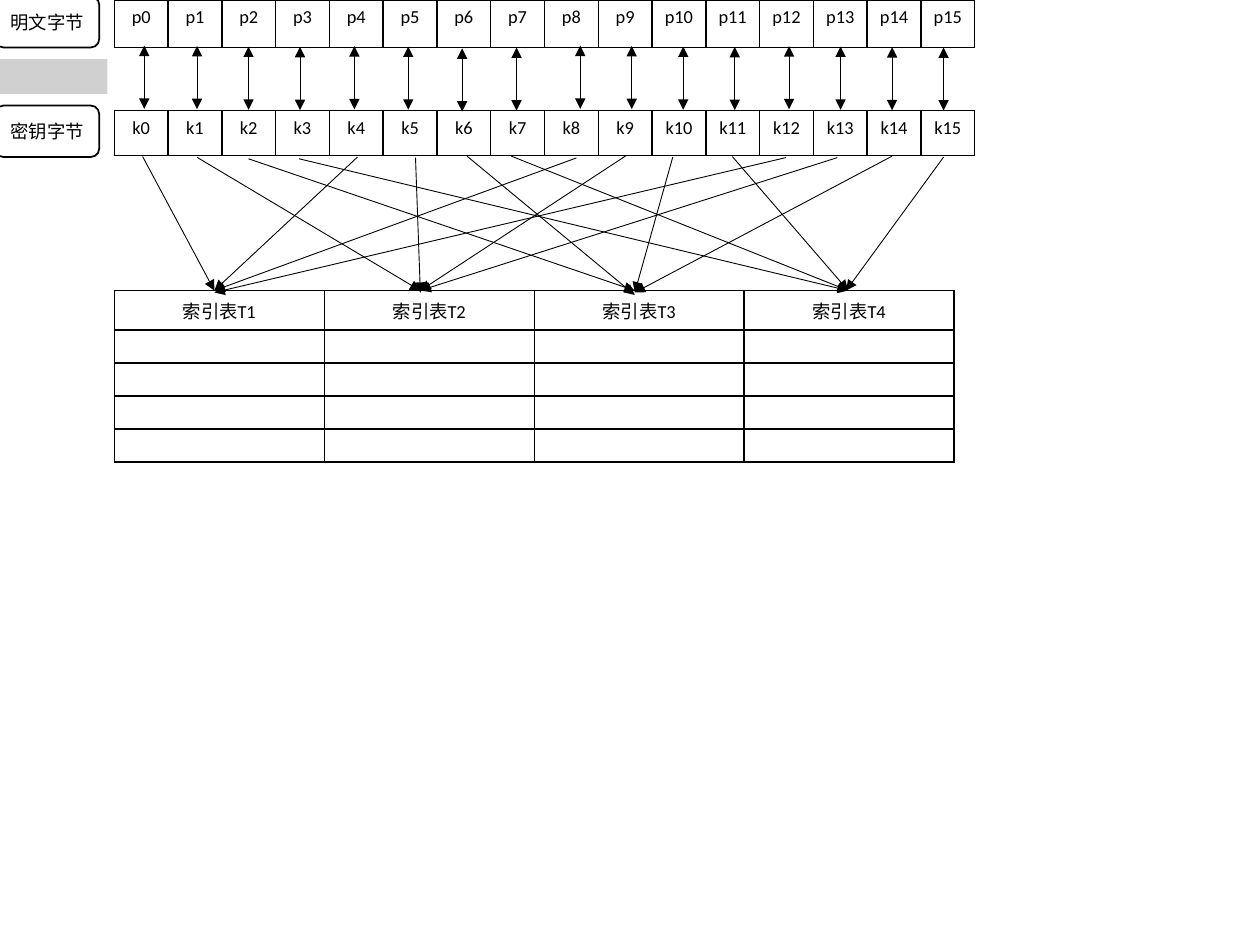
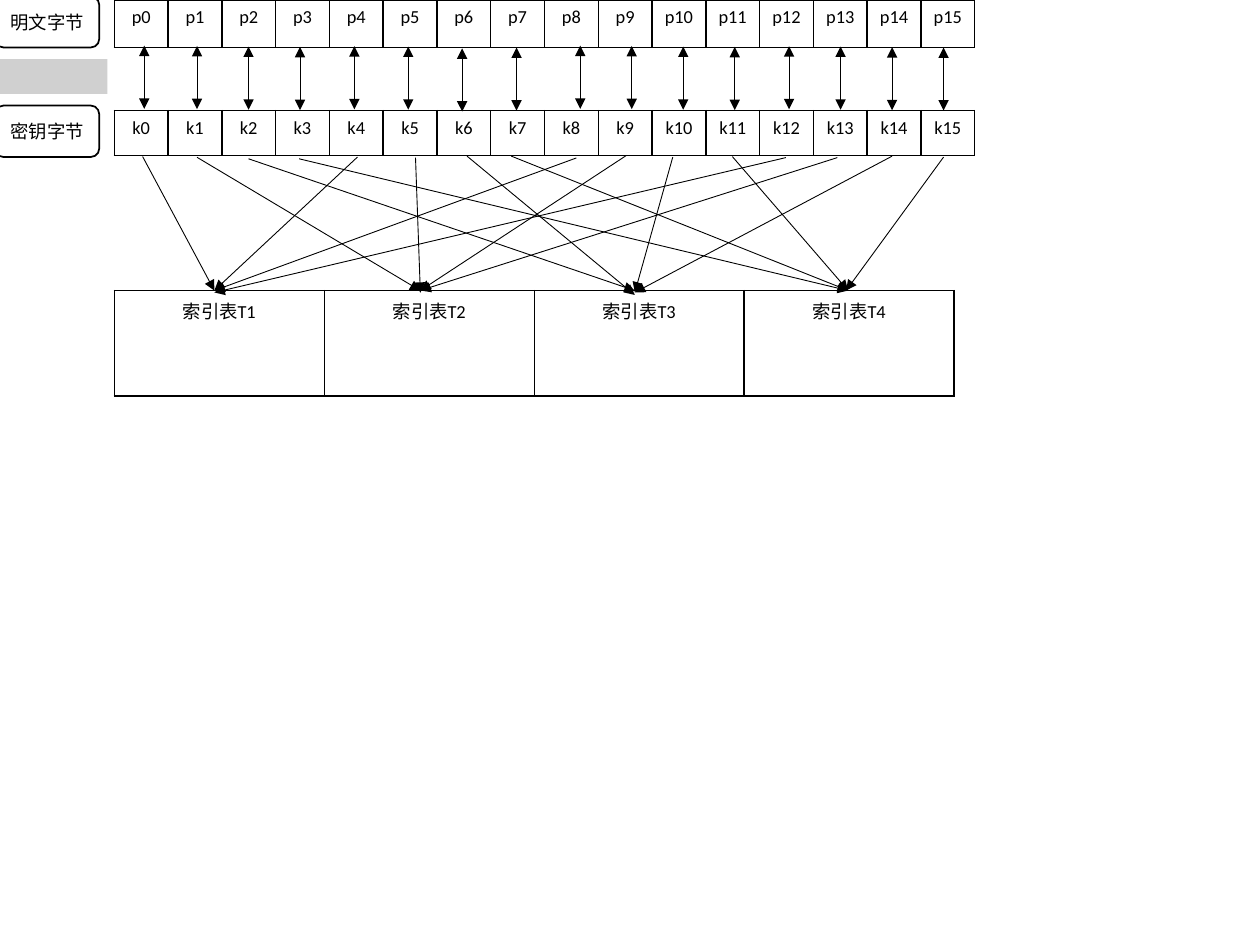
Before and after one commit to leborn0101/graduation, a slide deck: slide 7 of 论文图片.pptx. Drawn at 1260x945 pixels with LibreOffice and Linux fonts; fonts in the diff are those of the drawing; grey boxes stand for pictures. Boxes give left, top, right and bottom in pixels: in the first picture for what was removed or moved away, otherwise in the second. Text is boxed around its words. In the diff, an @@ line names an element or a change of style, - is before the commit and + after.

```diff
--- a/论文图片.pptx
+++ b/论文图片.pptx
@@ table at (x1=115, y1=291, x2=956, y2=397) @@
-row 2:  |  |  | 
-row 3:  |  |  | 
-row 4:  |  |  | 
-row 5:  |  |  | 
```
Also in this commit, not shown: 3 other files.
